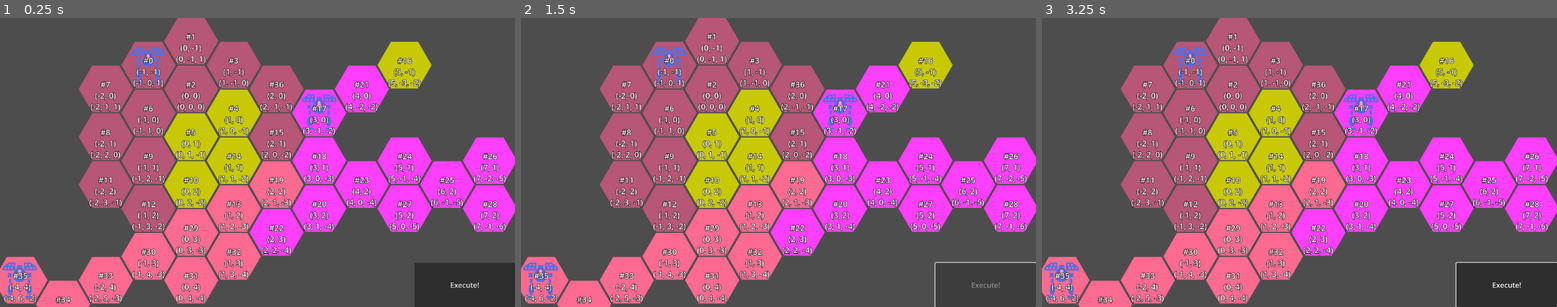
Above: before the commit, frames 1-3 (left to right).
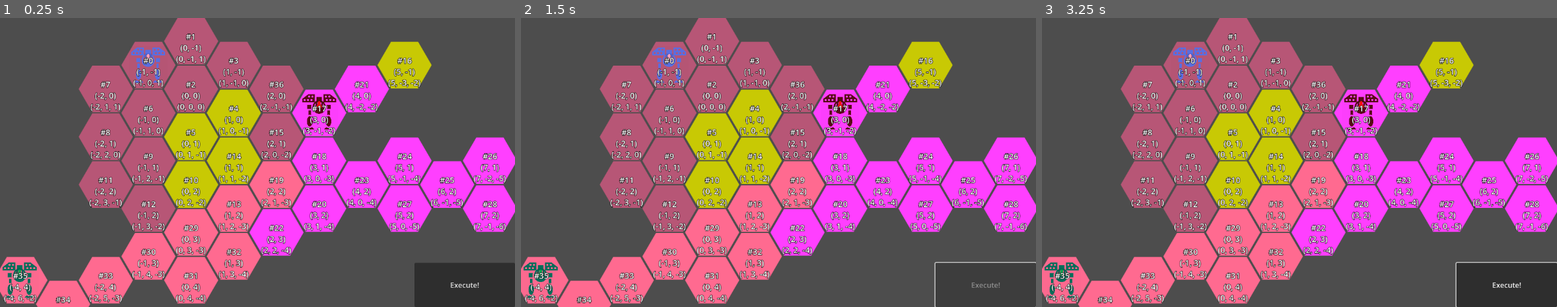
Above: after the commit, the same moments.

Repository: ArokhSlade/confetticore
Game: Godot game, scene res://game.tscn
The game is run twice, just before and just after one commit, with the same random seed, the same clock (stepped at 60 frames per second) and the same inputs.
Inputs (mouse positions are in pixels of both pictures, inside the frame that each line leads up to):
- Up to frame 1 (0.25 s): no input
- Up to frame 2 (1.5 s): click "Execute!" at 0.5 s; tap Enter at 1.25 s; move the mouse to (891, 148) at 1.27 s; click (891, 148) at 1.42 s
- Up to frame 3 (3.25 s): click "Execute!" at 2 s; tap Space at 2.75 s; move the mouse to (1196, 176) at 2.77 s; click (1196, 176) at 2.92 s

The runs differ from the first frame. In frame 1, 0.6% of the frame differs, in the area x 0-66%, y 26-97%; in frame 2, 0.6%; in frame 3, 0.6%.

Commit message:
differentiated mech colors

Diff:
--- a/level.tscn
+++ b/level.tscn
@@ -67,6 +67,7 @@
 experience = 1336
 
 [node name="Mech2" parent="Mechs" node_paths=PackedStringArray("pilot") instance=ExtResource("3_oi3di")]
+modulate = Color(1, 0.1, 0.1, 1)
 position = Vector2(523, 157)
 pilot = NodePath("Pilot")
 
@@ -76,6 +77,7 @@
 experience = 1336
 
 [node name="Mech3" parent="Mechs" node_paths=PackedStringArray("pilot") instance=ExtResource("3_oi3di")]
+modulate = Color(0.03, 1, 0.401833, 1)
 position = Vector2(-477, 720)
 pilot = NodePath("Pilot")
 
--- a/mech/mech.gd
+++ b/mech/mech.gd
@@ -8,8 +8,7 @@
 
 @export var pilot : Pilot
 
-#TODO(Arokh, 2025 08 26): why export?
-@export var path : Path
+var path : Path
 
 @export var move_range : int
 
